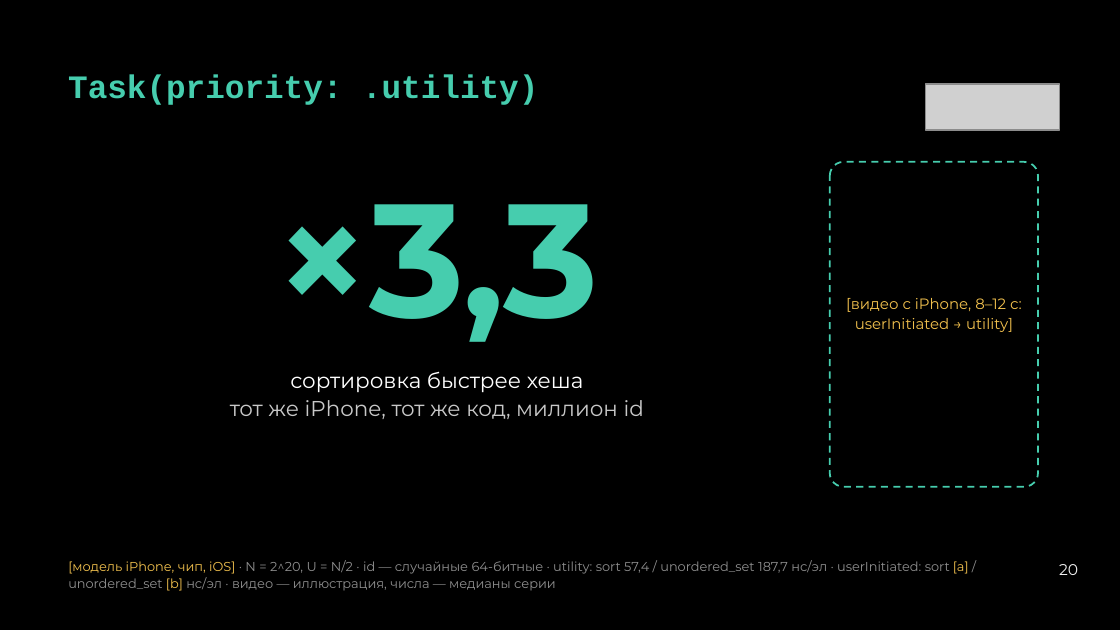
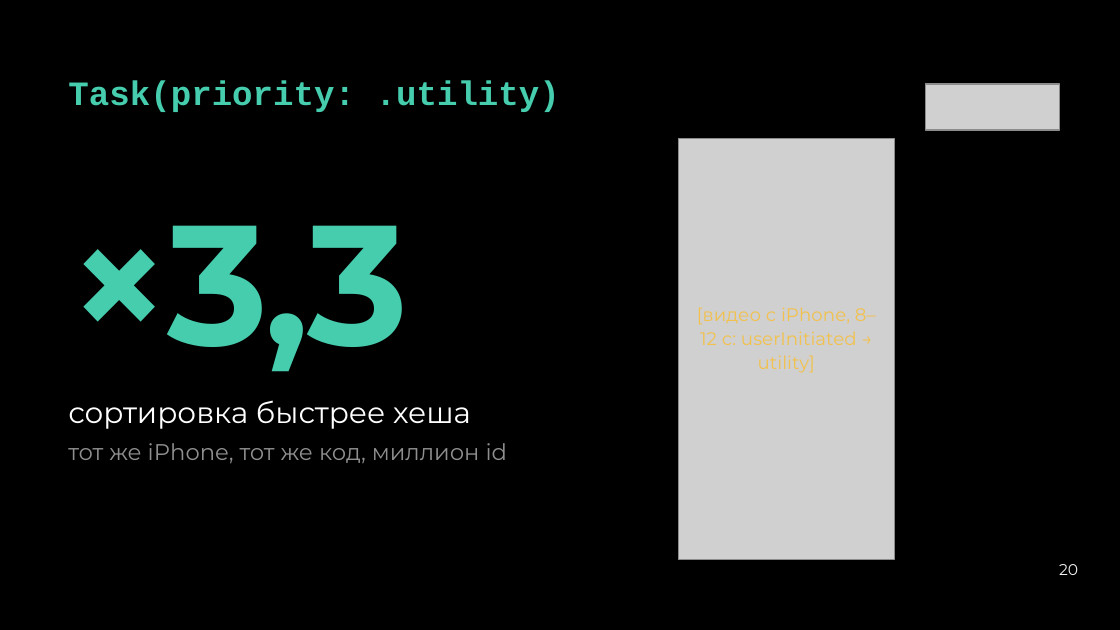
Before and after one commit to Neoron95/conference-hardfest-algorithms, a slide deck: slide 20 of prep/deck/hardfest2026_deck.pptx. Drawn at 1120x630 pixels with LibreOffice and Linux fonts; fonts in the diff are those of the drawing; grey boxes stand for pictures. Boxes give left, top, right and bottom in pixels: in the first picture for what was removed or moved away, otherwise in the second. Text is boxed around its words. In the diff, an @@ line names an element or a change of style, - is before the commit and + after.

```diff
--- a/prep/deck/hardfest2026_deck.pptx
+++ b/prep/deck/hardfest2026_deck.pptx
@@ text "Task(priority: .utility)" at [68, 81, 560, 112]: size 21 to 21.9 pt; line spacing 25.2pt to 27.8pt @@
@@ picture added at [679, 138, 895, 560] @@
@@ rounded rectangle removed at [830, 162, 1038, 487] @@
@@ text "×3,3": place and size @@
-text "×3,3" at [275, 204, 599, 342]
+text "×3,3" at [68, 225, 408, 372]
@@ text "×3,3" at [68, 225, 408, 372]: size 103.5 to 109.6 pt, letter spacing -1.4 to -2.2 pt; alignment centre to left; line spacing 103.5pt to 109.6pt @@
@@ text "[видео с iPhone, 8–12 с: ...": place and size @@
-text "[видео с iPhone, 8–12 с: ..." at [846, 298, 1022, 332]
+text "[видео с iPhone, 8–12 с: ..." at [697, 307, 876, 373]
@@ text "[видео с iPhone, 8–12 с: ..." at [697, 307, 876, 373]: size 9.7 to 11.7 pt; line spacing 13pt to 15.3pt @@
@@ text at [68, 400, 471, 429]: text changed; size 13.8 to 19 pt; text colour #C8C8C8 to #FFFFFF @@
-сортировка быстрее хеша
-тот же iPhone, тот же код, миллион id
+сортировка быстрее хеша
@@ text at [68, 443, 508, 464]: text changed; size 8.3 to 14.6 pt @@
-[модель iPhone, чип, iOS] · N = 2^20, U = N/2 · id — случайные 64-битные · utility: sort 57,4 / unordered_set 187,7 нс/эл · userInitiated: sort [a] / unordered_set [b] нс/эл · видео — иллюстрация, числа — медианы серии
+тот же iPhone, тот же код, миллион id
```
Also in this commit, not shown: 45 other slides changed, 1 slide added, 1 slide removed, 3 other files.
